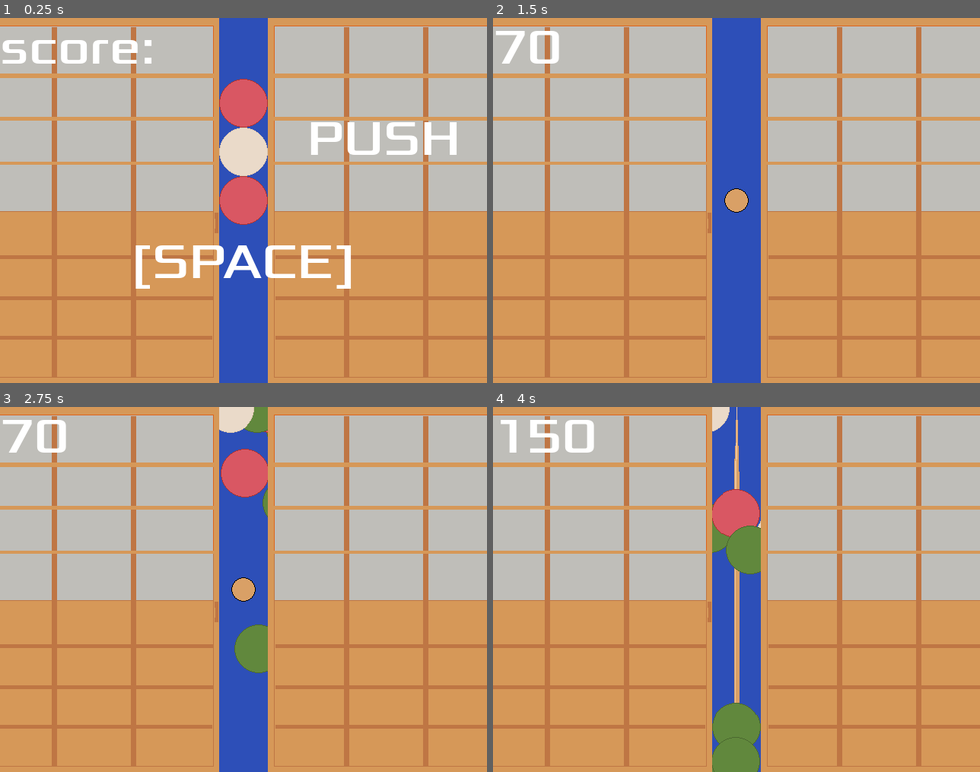
Above: before the commit, frames 1-4 (two rows, left to right).
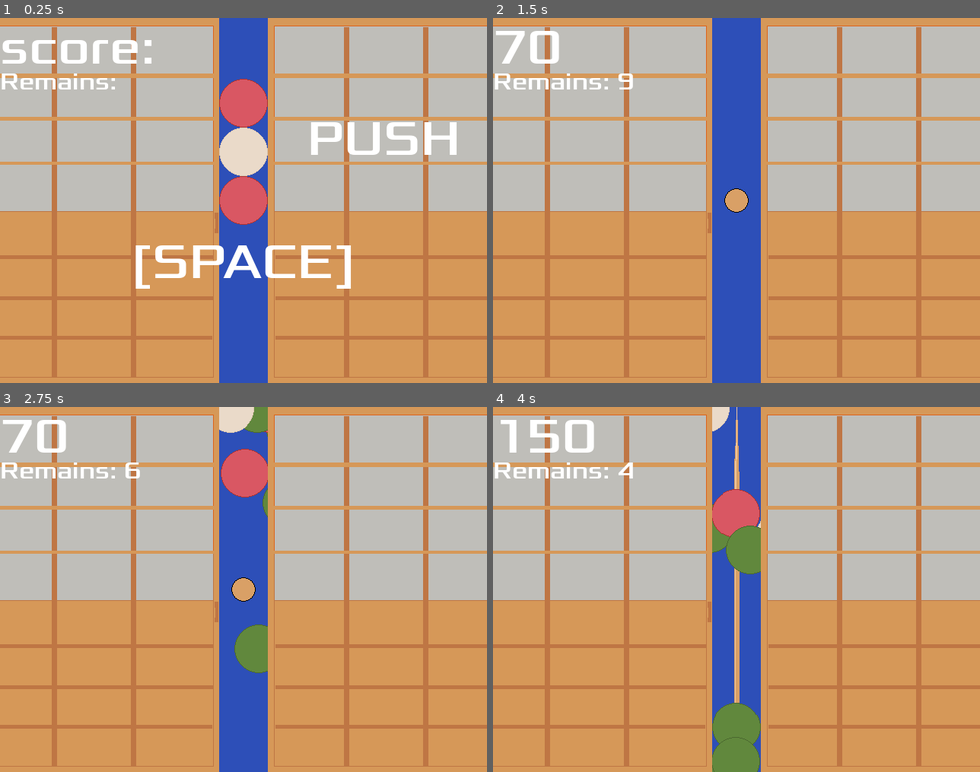
Above: after the commit, the same moments.

Repository: zundouz/ldjam54_odango
Game: Godot game, scene res://main.tscn
Two runs of this game, one before a commit and one after it. Both use one fixed random seed, a clock stepped at 60 frames per second and the inputs below.
Inputs (mouse positions are in pixels of both pictures, inside the frame that each line leads up to):
- Up to frame 1 (0.25 s): no input
- Up to frame 2 (1.5 s): tap Space (space) at 0.5 s; move the mouse to (843, 182) at 0.52 s; hold Up (move_up) 0.53-1.28 s; tap Enter (enter) at 0.6 s; move the mouse to (639, 218) at 1.27 s; click (639, 218) at 1.35 s
- Up to frame 3 (2.75 s): tap Space (space) at 2, 2.1 s; move the mouse to (292, 509) at 2.02 s; hold Up (move_up) from 2.03 s (still down)
- Up to frame 4 (4 s): move the mouse to (712, 662) at 2.77 s; tap W (w_key) at 2.85 s; move the mouse to (882, 644) at 3.52 s; release Up (move_up) at 3.53 s; tap Enter (enter) at 3.6 s

The runs differ from the first frame. In frame 1, 0.4% of the frame differs, in the area x 0-24%, y 15-20%; in frame 2, 0.5%; in frame 3, 0.5%, in the area x 0-29%, y 15-20%; in frame 4, 0.5%.

Commit message:
feat: remains をUIに表示するように

Diff:
--- a/hud.gd
+++ b/hud.gd
@@ -5,6 +5,7 @@
 func show_message(text):
 	$Message.text = text
 	$Message.show()
+	$RemainLabel.show()
 	$MessageTimer.start()
 
 func show_game_over():
@@ -12,11 +13,15 @@
 	await $MessageTimer.timeout
 	# $Message.text = "Odango"
 	$Message.show()
+	$RemainLabel.hide()
 	await get_tree().create_timer(1).timeout
 #	$StartButton.show()
 
 func update_score(score):
 	$ScoreLabel.text = str(score)
+
+func update_remain(remainAmount):
+	$RemainLabel.text = str(remainAmount)
 
 func _on_StartButton_pressed():
 	$StartButton.hide()
--- a/hud.tscn
+++ b/hud.tscn
@@ -13,6 +13,14 @@
 theme_override_fonts/font = ExtResource("1_rfh1g")
 theme_override_font_sizes/font_size = 64
 text = "score:"
+
+[node name="RemainLabel" type="Label" parent="."]
+offset_top = 64.0
+offset_right = 153.0
+offset_bottom = 148.0
+theme_override_fonts/font = ExtResource("1_rfh1g")
+theme_override_font_sizes/font_size = 32
+text = "Remains:"
 
 [node name="Message" type="Label" parent="."]
 anchors_preset = 8
--- a/main.gd
+++ b/main.gd
@@ -18,7 +18,10 @@
 			new_game() # ゲーム開始処理
 			MyGlobal.game_state = MyGlobal.game_state_type.InGame
 	elif MyGlobal.game_state == MyGlobal.game_state_type.InGame:
+		# TODO: UIを常に描画しているのは明らかに無駄。値の変化のシグナルを受け取って都度変更する構造に
+		# できると動作が軽くできそう
 		$HUD.update_score(MyGlobal.score)
+		$HUD.update_remain("Remains: " + str(MyGlobal.remained_skewer))
 	elif MyGlobal.game_state == MyGlobal.game_state_type.Result:
 		game_over()
 		if MyGlobal.is_decide_key_just_pressed():
@@ -39,6 +42,7 @@
 	MyGlobal.remained_skewer = 11
 	MyGlobal.is_odango_finished = true
 	$HUD.update_score(MyGlobal.score)
+	$HUD.update_remain(MyGlobal.remained_skewer)
 	$HUD.show_message("Get Ready")
 	$Player.start($StartPosition.position)
 	$StartTimer.start()
